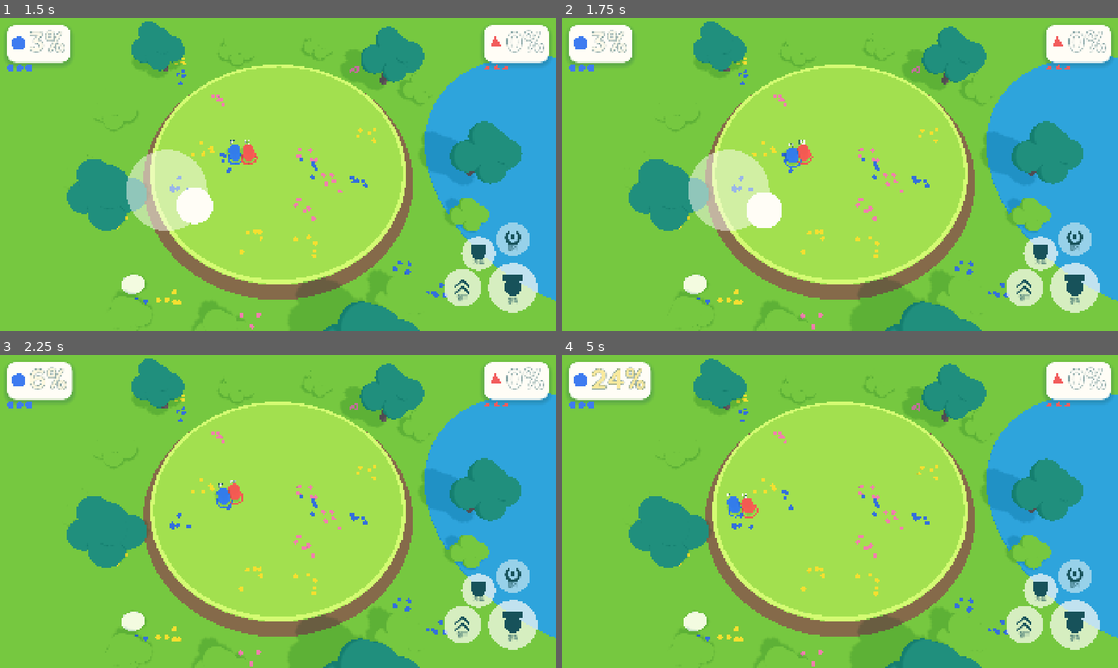
Above: before the commit, frames 1-4 (two rows, left to right).
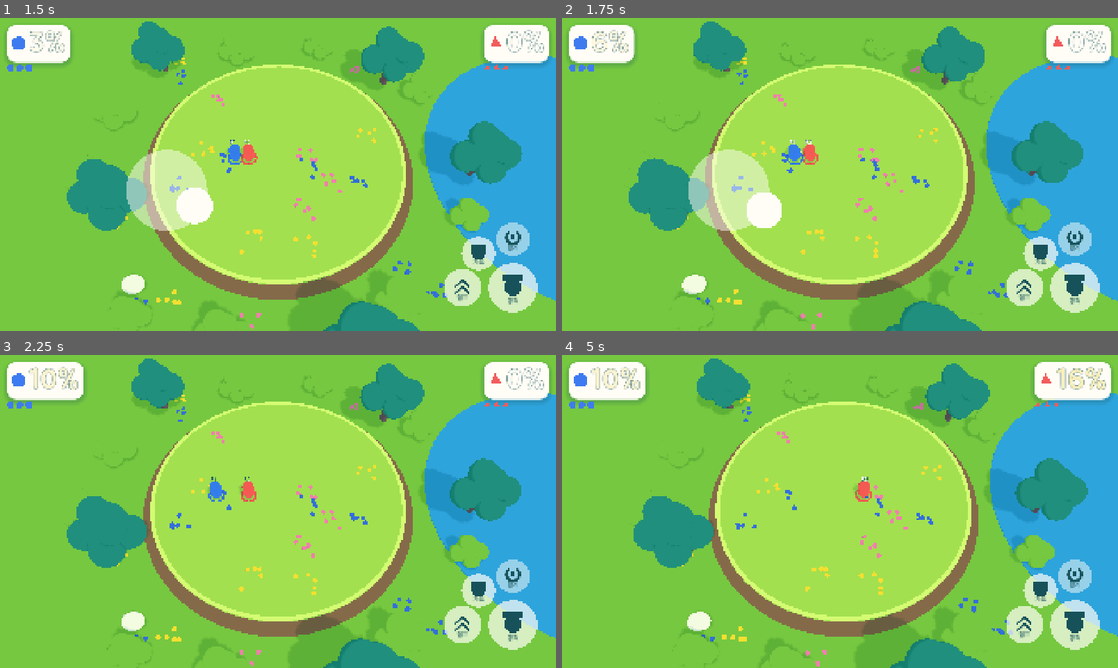
Above: after the commit, the same moments.

Repository: UICHEOL-HWANG/TheBrawlGuys
Game: Godot game, scene res://src/main/main.tscn
The game is run twice, just before and just after one commit, with the same random seed, the same clock (stepped at 60 frames per second) and the same inputs.
Inputs (mouse positions are in pixels of both pictures, inside the frame that each line leads up to):
- Up to frame 1 (1.5 s): tap Enter (ui_accept) at 0.5 s; move the mouse to (400, 158) at 0.52 s; hold D (p1_right) 0.53-1.25 s; tap U (p1_grab) at 0.6 s; click (400, 158) at 0.67 s; tap Space (p1_jump) at 0.77 s; drag from (166, 190) to (250, 237) at 1.27 s
- Up to frame 2 (1.75 s): no input
- Up to frame 3 (2.25 s): move the mouse to (333, 442) at 2.02 s; hold D (p1_right) from 2.03 s (still down); hold K (p1_heavy) from 2.03 s (still down)
- Up to frame 4 (5 s): release D (p1_right) at 2.75 s; release K (p1_heavy) at 2.75 s; drag from (812, 574) to (673, 464) at 2.77 s; move the mouse to (1006, 558) at 3.52 s; hold A (p1_left) 3.53-4.25 s; hold Shift 3.53-4.25 s; tap Space (p1_jump) at 3.77 s; drag from (673, 464) to (756, 433) at 4.27 s

Frame 1 is identical in both runs. In frame 2, 1.1% of the frame differs, in the area x 5-100%, y 2-99%; in frame 3, 1.2%; in frame 4, 8.0%, in the area x 5-100%, y 1-100%.

Commit message:
feat: bot step 2 with guarding, item racing, combos and grabs
Co-Authored-By: Claude Sonnet 5.5 <noreply@anthropic.com>

Diff:
--- a/src/input/bot_controller.gd
+++ b/src/input/bot_controller.gd
@@ -1,17 +1,31 @@
 class_name BotController
 extends RefCounted
-## Phase 1 bot (PRD §6.4, step 1): approach, attack in range, retreat from the edge, jump back
-## when falling off. Reads only World.state_view() values and produces InputFrames — never
-## touches the sim directly. Deterministic (no randomness).
+## Bot step 2 (PRD §6.4): step 1 (approach, attack in range, retreat from the edge, recover) plus
+## guarding every other attack that starts in range (so it can still be hit), racing for nearby
+## items, swinging bats, throwing rocks and bombs at range, mashing the light combo, grabbing a
+## guarding foe and throwing held fighters away from the center. Reads only state_view() values
+## and produces InputFrames — never touches the sim. Deterministic (no randomness).
+
+## Pick up when the item is this deep inside the pickup radius (a margin against rounding).
+const PICKUP_REACH_RATIO := 0.8
 
 var _self_id: int
 var _config: GameConfig
 var _cooldown: int = 0
+var _combo_left: int = 0
+var _guard_left: int = 0
+var _guard_next_threat: bool = true
+var _foe_was_threat: bool = false
 
 
 func _init(p_self_id: int, p_config: GameConfig) -> void:
 	_self_id = p_self_id
 	_config = p_config
+
+
+## Light presses after the first swing so hits 2 and 3 land inside the combo buffer.
+static func combo_mash_ticks(config: GameConfig) -> int:
+	return 2 * (config.light_startup_ticks + config.light_active_ticks + config.light_recovery_ticks)
 
 
 func sample(view: Dictionary) -> InputFrame:
@@ -27,17 +41,71 @@
 
 	if not bool(me["on_ground"]) and flat.length() > radius and my_pos.y < 0.0:
 		return InputFrame.make(to_center.x, to_center.y, int(me["jumps_left"]) > 0)
+	if int(me["state"]) == Fighter.State.HOLDING:
+		var out := -to_center if to_center != Vector2.ZERO else Vector2(1, 0)
+		return InputFrame.make(out.x, out.y, false, false, false, false, true)
 	if flat.length() > radius * _config.bot_edge_ratio:
 		return InputFrame.make(to_center.x, to_center.y)
 
 	var foe := _nearest_foe(view, my_pos)
+	if _update_guard(foe, my_pos):
+		return InputFrame.make(0, 0, false, false, false, true)
+	if _combo_left > 0:
+		_combo_left -= 1
+		return InputFrame.make(0, 0, false, true)
+
+	var item_kind := int(me.get("item_kind", Fighter.NONE))
+	if item_kind == Item.Kind.BOMB or item_kind == Item.Kind.ROCK:
+		return _use_throwable(foe, my_pos)
+	if item_kind == Fighter.NONE:
+		var it := _nearest_item(view, my_pos)
+		if not it.is_empty():
+			var to_item := _flat_delta(my_pos, it["pos"])
+			if to_item.length() <= _config.item_pickup_radius * PICKUP_REACH_RATIO and bool(me["on_ground"]):
+				return InputFrame.make(0, 0, false, false, false, false, true)
+			var d := to_item.normalized()
+			return InputFrame.make(d.x, d.y)
+	return _fight(foe, my_pos, item_kind)
+
+
+## Starts a guard on every other new threat and keeps it for bot_guard_ticks.
+func _update_guard(foe: Dictionary, my_pos: Vector3) -> bool:
+	var threat := not foe.is_empty() and _flat_delta(my_pos, foe["pos"]).length() <= _config.bot_guard_range \
+			and (int(foe["state"]) == Fighter.State.ATTACK or int(foe["state"]) == Fighter.State.CHARGE)
+	if threat and not _foe_was_threat:
+		if _guard_next_threat:
+			_guard_left = _config.bot_guard_ticks
+		_guard_next_threat = not _guard_next_threat
+	_foe_was_threat = threat
+	if _guard_left > 0:
+		_guard_left -= 1
+		return true
+	return false
+
+
+func _use_throwable(foe: Dictionary, my_pos: Vector3) -> InputFrame:
 	if foe.is_empty():
 		return InputFrame.neutral()
-	var foe_pos: Vector3 = foe["pos"]
-	var delta := Vector2(foe_pos.x - my_pos.x, foe_pos.z - my_pos.z)
+	var delta := _flat_delta(my_pos, foe["pos"])
 	var dir := delta.normalized() if delta.length() > 0.001 else Vector2.ZERO
+	if delta.length() <= _config.bot_throw_range and _cooldown == 0:
+		_cooldown = _config.bot_attack_cooldown_ticks
+		return InputFrame.make(dir.x, dir.y, false, false, false, false, true)
+	return InputFrame.make(dir.x, dir.y)
+
+
+func _fight(foe: Dictionary, my_pos: Vector3, item_kind: int) -> InputFrame:
+	if foe.is_empty():
+		return InputFrame.neutral()
+	var delta := _flat_delta(my_pos, foe["pos"])
+	var dir := delta.normalized() if delta.length() > 0.001 else Vector2.ZERO
+	var reach := _config.grab_forward + _config.grab_half_width + _config.fighter_radius
+	if int(foe["state"]) == Fighter.State.GUARD and delta.length() <= reach:
+		return InputFrame.make(dir.x, dir.y, false, false, false, false, true)
 	if delta.length() <= _config.bot_attack_range and _cooldown == 0:
 		_cooldown = _config.bot_attack_cooldown_ticks
+		if item_kind != Item.Kind.BAT:
+			_combo_left = combo_mash_ticks(_config)
 		return InputFrame.make(dir.x, dir.y, false, true)
 	return InputFrame.make(dir.x, dir.y)
 
@@ -49,15 +117,31 @@
 	return {}
 
 
+static func _flat_delta(from: Vector3, to: Vector3) -> Vector2:
+	return Vector2(to.x - from.x, to.z - from.z)
+
+
 func _nearest_foe(view: Dictionary, my_pos: Vector3) -> Dictionary:
 	var best: Dictionary = {}
 	var best_dist := INF
 	for f: Dictionary in view["fighters"]:
 		if int(f["id"]) == _self_id or int(f["state"]) == Fighter.State.KO:
 			continue
-		var p: Vector3 = f["pos"]
-		var d := Vector2(p.x - my_pos.x, p.z - my_pos.z).length()
+		var d := _flat_delta(my_pos, f["pos"]).length()
 		if d < best_dist:
 			best_dist = d
 			best = f
 	return best
+
+
+func _nearest_item(view: Dictionary, my_pos: Vector3) -> Dictionary:
+	var best: Dictionary = {}
+	var best_dist := _config.bot_item_seek_range
+	for it: Dictionary in view.get("items", []):
+		if int(it["state"]) != Item.State.GROUND or int(it["fuse_ticks"]) != Item.UNLIT:
+			continue
+		var d := _flat_delta(my_pos, it["pos"]).length()
+		if d <= best_dist:
+			best_dist = d
+			best = it
+	return best
--- a/tests/replay/test_bot_coverage.gd
+++ b/tests/replay/test_bot_coverage.gd
@@ -30,12 +30,12 @@
 	assert_eq(_run(SEED, 1800)["hash"], _run(SEED, 1800)["hash"])
 
 
-## Event types a bot match must go through. Task 18 (bot step 2) extends this list with
-## ringout, item_pickup, guard_hit and grab, and adds the KO assertion.
-const REQUIRED_EVENTS: Array[String] = ["hit", "item_spawn", "item_land"]
+## Event types a bot match must go through (bot step 2, Task 18).
+const REQUIRED_EVENTS: Array[String] = ["hit", "ringout", "item_spawn", "item_land", "item_pickup", "guard_hit", "grab"]
 
 
 func test_bot_match_covers_required_events() -> void:
 	var seen: Dictionary = _run(SEED, MAX_TICKS)["seen"]
 	for needed: String in REQUIRED_EVENTS:
 		assert_true(seen.has(needed), "%s never happened in a bot match" % needed)
+	assert_true(seen.has("match_over"), "a bot match ends with a KO within 4 minutes")
--- a/tests/unit/test_bot.gd
+++ b/tests/unit/test_bot.gd
@@ -4,11 +4,22 @@
 func _view(me_pos: Vector3, foe_pos: Vector3, me_on_ground: bool = true, jumps: int = 2) -> Dictionary:
 	return {
 		"arena_radius": 10.0,
+		"items": [],
 		"fighters": [
-			{"id": 0, "pos": foe_pos, "facing": Vector3(1, 0, 0), "state": Fighter.State.IDLE, "on_ground": true, "jumps_left": 2},
-			{"id": 1, "pos": me_pos, "facing": Vector3(-1, 0, 0), "state": Fighter.State.IDLE, "on_ground": me_on_ground, "jumps_left": jumps},
+			{"id": 0, "pos": foe_pos, "facing": Vector3(1, 0, 0), "state": Fighter.State.IDLE, "on_ground": true,
+				"jumps_left": 2, "item_kind": Fighter.NONE, "invuln_ticks": 0},
+			{"id": 1, "pos": me_pos, "facing": Vector3(-1, 0, 0), "state": Fighter.State.IDLE, "on_ground": me_on_ground,
+				"jumps_left": jumps, "item_kind": Fighter.NONE, "invuln_ticks": 0},
 		],
 	}
+
+
+func _me(v: Dictionary) -> Dictionary:
+	return v["fighters"][1]
+
+
+func _foe(v: Dictionary) -> Dictionary:
+	return v["fighters"][0]
 
 
 func test_approaches_the_opponent() -> void:
@@ -18,15 +29,17 @@
 	assert_false(f.light)
 
 
-func test_attacks_in_range_then_waits_for_cooldown() -> void:
+func test_attacks_in_range_mashes_the_combo_then_waits() -> void:
 	var c := GameConfig.new()
 	var bot := BotController.new(1, c)
 	var v := _view(Vector3(1.0, 0, 0), Vector3(0, 0, 0))
 	assert_true(bot.sample(v).light, "in range and ready")
-	var waited := 0
-	for i: int in 1000:
-		if bot.sample(v).light:
-			break
+	var mash := 0
+	while bot.sample(v).light:
+		mash += 1
+	assert_eq(mash, BotController.combo_mash_ticks(c), "keeps pressing through the combo buffer windows")
+	var waited := mash + 1
+	while not bot.sample(v).light:
 		waited += 1
 	# cooldown N set on the attack sample, decremented at the start of each later sample
 	assert_eq(waited, c.bot_attack_cooldown_ticks - 1)
@@ -69,3 +82,76 @@
 			hit = true
 			break
 	assert_true(hit, "bot walks over and lands a light attack on an idle player")
+
+
+func test_guards_every_other_attack_that_starts_in_range() -> void:
+	var c := GameConfig.new()
+	var bot := BotController.new(1, c)
+	var v := _view(Vector3(1.5, 0, 0), Vector3(0, 0, 0))
+	bot.sample(v)  # the bot swings first and starts its cooldown; ignore
+	var calm := _view(Vector3(3.0, 0, 0), Vector3(0, 0, 0))
+	for i: int in BotController.combo_mash_ticks(c) + 1:
+		bot.sample(calm)
+	var attacking := _view(Vector3(1.5, 0, 0), Vector3(0, 0, 0))
+	_foe(attacking)["state"] = Fighter.State.ATTACK
+	assert_true(bot.sample(attacking).guard, "first threat: guard")
+	for i: int in c.bot_guard_ticks:
+		bot.sample(calm)
+	assert_false(bot.sample(attacking).guard, "second threat: no guard (every other)")
+
+
+func test_walks_to_a_nearby_item_and_picks_it_up() -> void:
+	var c := GameConfig.new()
+	var bot := BotController.new(1, c)
+	var v := _view(Vector3(0, 0, 0), Vector3(-6, 0, 0))
+	v["items"] = [{"id": 0, "kind": Item.Kind.BAT, "state": Item.State.GROUND, "pos": Vector3(4, 0, 0), "uses": 5, "fuse_ticks": Item.UNLIT}]
+	var f := bot.sample(v)
+	assert_gt(f.move_x, 0.9, "heads for the item, not the foe")
+	_me(v)["pos"] = Vector3(3.5, 0, 0)
+	assert_true(bot.sample(v).grab, "grabs to pick it up when in reach")
+
+
+func test_ignores_lit_bombs_and_far_items() -> void:
+	var c := GameConfig.new()
+	var bot := BotController.new(1, c)
+	var v := _view(Vector3(0, 0, 0), Vector3(-6, 0, 0))
+	v["items"] = [
+		{"id": 0, "kind": Item.Kind.BOMB, "state": Item.State.GROUND, "pos": Vector3(2, 0, 0), "uses": 1, "fuse_ticks": 40},
+		{"id": 1, "kind": Item.Kind.ROCK, "state": Item.State.GROUND, "pos": Vector3(0, 0, c.bot_item_seek_range + 1.0), "uses": 1, "fuse_ticks": Item.UNLIT},
+	]
+	assert_lt(bot.sample(v).move_x, 0.0, "goes for the foe instead")
+
+
+func test_throws_a_rock_when_the_foe_is_in_range() -> void:
+	var c := GameConfig.new()
+	var bot := BotController.new(1, c)
+	var v := _view(Vector3(0, 0, 0), Vector3(-4, 0, 0))
+	_me(v)["item_kind"] = Item.Kind.ROCK
+	var f := bot.sample(v)
+	assert_true(f.grab)
+	assert_lt(f.move_x, 0.0, "aims at the foe")
+
+
+func test_swings_a_bat_without_mashing() -> void:
+	var c := GameConfig.new()
+	var bot := BotController.new(1, c)
+	var v := _view(Vector3(1.0, 0, 0), Vector3(0, 0, 0))
+	_me(v)["item_kind"] = Item.Kind.BAT
+	assert_true(bot.sample(v).light)
+	assert_false(bot.sample(v).light, "one swing per cooldown with a bat")
+
+
+func test_grabs_a_guarding_foe() -> void:
+	var bot := BotController.new(1, GameConfig.new())
+	var v := _view(Vector3(1.0, 0, 0), Vector3(0, 0, 0))
+	_foe(v)["state"] = Fighter.State.GUARD
+	assert_true(bot.sample(v).grab)
+
+
+func test_throws_a_held_foe_away_from_the_center() -> void:
+	var bot := BotController.new(1, GameConfig.new())
+	var v := _view(Vector3(3, 0, 0), Vector3(4, 0, 0))
+	_me(v)["state"] = Fighter.State.HOLDING
+	var f := bot.sample(v)
+	assert_true(f.grab)
+	assert_gt(f.move_x, 0.9, "outward from the center")
